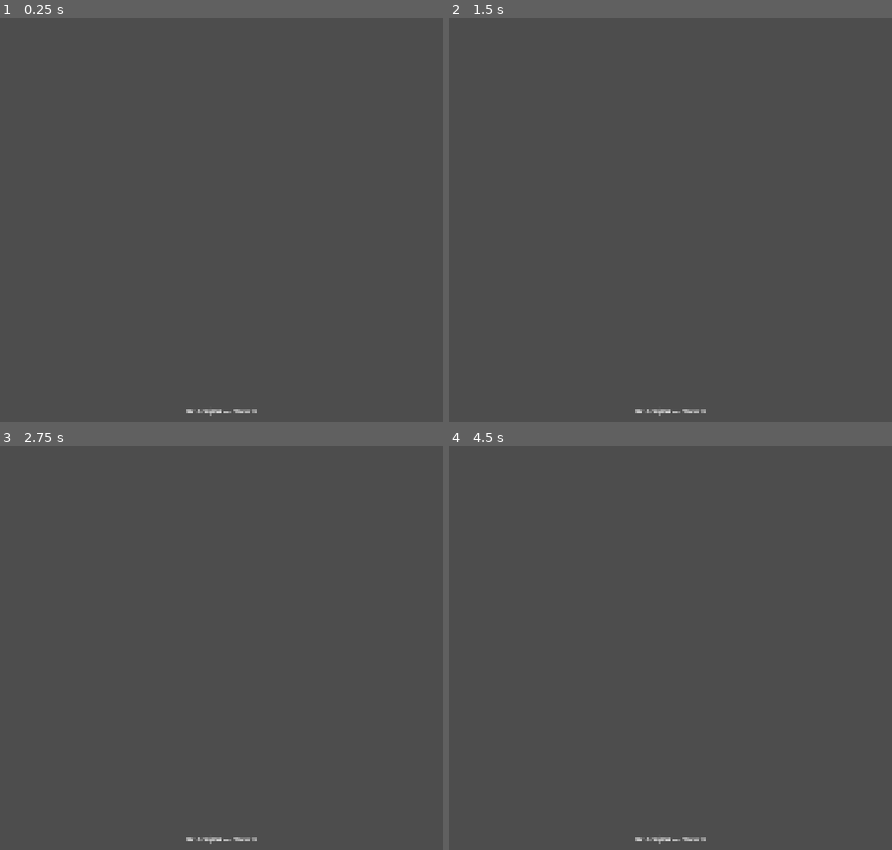
Above: before the commit, frames 1-4 (two rows, left to right).
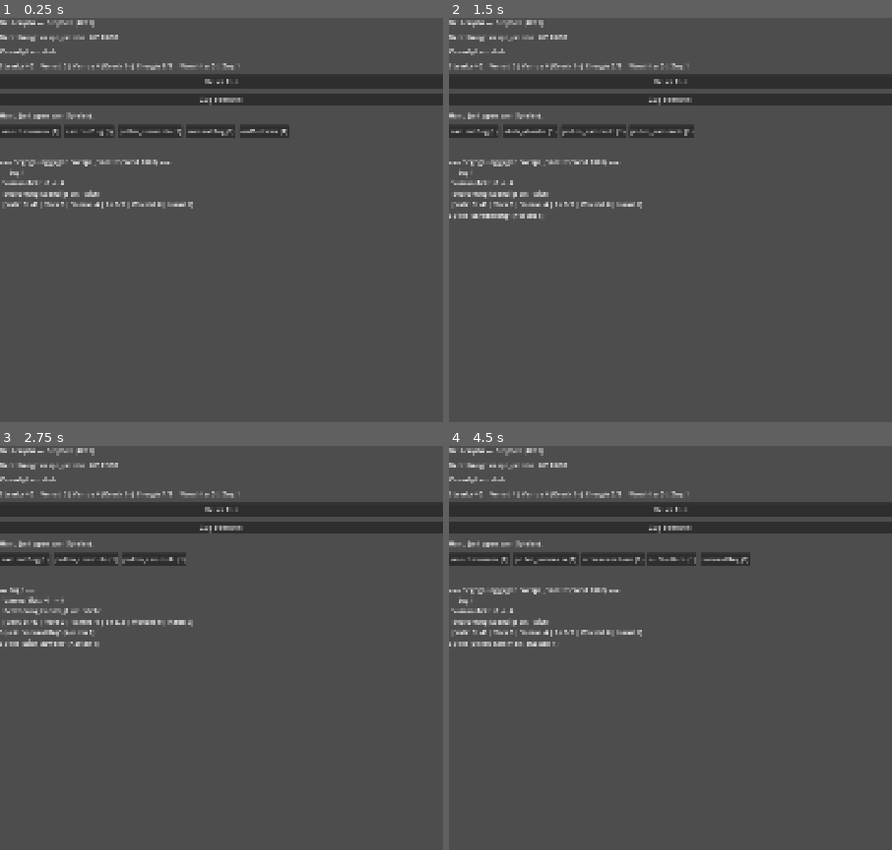
Above: after the commit, the same moments.

Repository: nicolasb-wq/Beutenjahr
Game: Godot game, scene res://ui/Greybox.tscn
The game is run twice, just before and just after one commit, with the same random seed, the same clock (stepped at 60 frames per second) and the same inputs. Before the commit the project starts from res://ui/Main.tscn.
Inputs (mouse positions are in pixels of both pictures, inside the frame that each line leads up to):
- Up to frame 1 (0.25 s): no input
- Up to frame 2 (1.5 s): click (670, 82) at 0.5 s, where only the run after the commit has a clickable "Neuer Run"; click (475, 131) at 1.25 s, where only the run after the commit has a clickable "sammelflug (1)"
- Up to frame 3 (2.75 s): click (79, 559) at 2 s, where only the run after the commit has a clickable "stich_abwehr (1)"
- Up to frame 4 (4.5 s): click (533, 559) at 2.75 s, where only the run after the commit has a clickable "pollen_sammeln (1)"; click (670, 510) at 3.5 s, where only the run after the commit has a clickable "Neuer Run"; click (480, 559) at 4.25 s, where only the run after the commit has a clickable "pollen_sammeln (1)"

The runs differ from the first frame. In frame 1, 10% of the frame differs, in the area x 0-100%, y 0-99%; in frame 2, 10%; in frame 3, 9.7%; in frame 4, 10%.

Commit message:
Phase 2: Spass-Gate vorbereitet (Greybox-UI + Content + Materialien)
- Greybox-Minimal-UI (ui/Greybox.tscn/.gd) ueber den headless Kern; main_scene
- Roher Greybox-Kartensatz (8 Karten mit Siegweg) + Akt-1-Bedrohung wespe_einzeln
- Headless UI-Smoke-Test (test_greybox_ui): off-tree instanziieren + spielen
- Gate-Materialien: docs/gate/{kill-kriterien,testerbogen,debug-build-anleitung}.md
- MENSCH-TODO/FORTSCHRITT/NEXT aktualisiert; Pruef-Grenze-Marker gesetzt
  ("ab hier durch kein menschliches Gate geprueft"); NEXT -> Phase 3

Co-Authored-By: Claude Opus 4.8 <noreply@anthropic.com>
Claude-Session: https://claude.ai/code/session_01CArX2zmjW1CFTngLoLTuGi

Diff:
--- /dev/null
+++ b/content/cards/auffuettern.json
@@ -0,0 +1,19 @@
+{
+  "id": "auffuettern",
+  "name_key": "card.auffuettern.name",
+  "text_key": "card.auffuettern.text",
+  "kompendium_key": "card.auffuettern.fact",
+  "type": "aktion",
+  "cost": 1,
+  "rarity": "common",
+  "archetype": "sammlerin",
+  "act": 1,
+  "effects": [
+    { "op": "heal", "value": 5, "target": "colony" }
+  ],
+  "upgrade": {
+    "effects": [
+      { "op": "heal", "value": 8, "target": "colony" }
+    ]
+  }
+}
--- /dev/null
+++ b/content/cards/drohnenbrut_schneiden.json
@@ -0,0 +1,21 @@
+{
+  "id": "drohnenbrut_schneiden",
+  "name_key": "card.drohnenbrut_schneiden.name",
+  "text_key": "card.drohnenbrut_schneiden.text",
+  "kompendium_key": "card.drohnenbrut_schneiden.fact",
+  "type": "aktion",
+  "cost": 1,
+  "rarity": "uncommon",
+  "archetype": "sammlerin",
+  "act": 1,
+  "effects": [
+    { "op": "reduce_varroa", "value": 3 },
+    { "op": "deal_damage", "value": 2, "target": "colony" }
+  ],
+  "upgrade": {
+    "effects": [
+      { "op": "reduce_varroa", "value": 4 },
+      { "op": "deal_damage", "value": 1, "target": "colony" }
+    ]
+  }
+}
--- /dev/null
+++ b/content/cards/pollen_sammeln.json
@@ -0,0 +1,21 @@
+{
+  "id": "pollen_sammeln",
+  "name_key": "card.pollen_sammeln.name",
+  "text_key": "card.pollen_sammeln.text",
+  "kompendium_key": "card.pollen_sammeln.fact",
+  "type": "aktion",
+  "cost": 1,
+  "rarity": "common",
+  "archetype": "sammlerin",
+  "act": 1,
+  "effects": [
+    { "op": "gain_stores", "value": 4 },
+    { "op": "draw", "value": 1 }
+  ],
+  "upgrade": {
+    "effects": [
+      { "op": "gain_stores", "value": 6 },
+      { "op": "draw", "value": 1 }
+    ]
+  }
+}
--- /dev/null
+++ b/content/cards/raeuchern.json
@@ -0,0 +1,19 @@
+{
+  "id": "raeuchern",
+  "name_key": "card.raeuchern.name",
+  "text_key": "card.raeuchern.text",
+  "kompendium_key": "card.raeuchern.fact",
+  "type": "aktion",
+  "cost": 1,
+  "rarity": "common",
+  "archetype": "neutral",
+  "act": 1,
+  "effects": [
+    { "op": "reduce_varroa", "value": 4 }
+  ],
+  "upgrade": {
+    "effects": [
+      { "op": "reduce_varroa", "value": 6 }
+    ]
+  }
+}
--- /dev/null
+++ b/content/cards/schwaenzeltanz.json
@@ -0,0 +1,21 @@
+{
+  "id": "schwaenzeltanz",
+  "name_key": "card.schwaenzeltanz.name",
+  "text_key": "card.schwaenzeltanz.text",
+  "kompendium_key": "card.schwaenzeltanz.fact",
+  "type": "aktion",
+  "cost": 1,
+  "rarity": "uncommon",
+  "archetype": "sammlerin",
+  "act": 1,
+  "effects": [
+    { "op": "draw", "value": 2 },
+    { "op": "apply_status", "value": 1, "target": "colony", "status": "sammeltrieb" }
+  ],
+  "upgrade": {
+    "effects": [
+      { "op": "draw", "value": 2 },
+      { "op": "apply_status", "value": 2, "target": "colony", "status": "sammeltrieb" }
+    ]
+  }
+}
--- /dev/null
+++ b/content/cards/stich_abwehr.json
@@ -0,0 +1,19 @@
+{
+  "id": "stich_abwehr",
+  "name_key": "card.stich_abwehr.name",
+  "text_key": "card.stich_abwehr.text",
+  "kompendium_key": "card.stich_abwehr.fact",
+  "type": "aktion",
+  "cost": 1,
+  "rarity": "common",
+  "archetype": "neutral",
+  "act": 1,
+  "effects": [
+    { "op": "deal_damage", "value": 6, "target": "threat" }
+  ],
+  "upgrade": {
+    "effects": [
+      { "op": "deal_damage", "value": 9, "target": "threat" }
+    ]
+  }
+}
--- /dev/null
+++ b/content/cards/waechterinnen.json
@@ -0,0 +1,19 @@
+{
+  "id": "waechterinnen",
+  "name_key": "card.waechterinnen.name",
+  "text_key": "card.waechterinnen.text",
+  "kompendium_key": "card.waechterinnen.fact",
+  "type": "aktion",
+  "cost": 1,
+  "rarity": "common",
+  "archetype": "wehrhafte",
+  "act": 1,
+  "effects": [
+    { "op": "gain_guards", "value": 6, "target": "colony" }
+  ],
+  "upgrade": {
+    "effects": [
+      { "op": "gain_guards", "value": 9, "target": "colony" }
+    ]
+  }
+}
--- /dev/null
+++ b/content/cards/wehrbienen.json
@@ -0,0 +1,21 @@
+{
+  "id": "wehrbienen",
+  "name_key": "card.wehrbienen.name",
+  "text_key": "card.wehrbienen.text",
+  "kompendium_key": "card.wehrbienen.fact",
+  "type": "aktion",
+  "cost": 2,
+  "rarity": "uncommon",
+  "archetype": "wehrhafte",
+  "act": 1,
+  "effects": [
+    { "op": "deal_damage", "value": 8, "target": "threat" },
+    { "op": "gain_guards", "value": 3, "target": "colony" }
+  ],
+  "upgrade": {
+    "effects": [
+      { "op": "deal_damage", "value": 12, "target": "threat" },
+      { "op": "gain_guards", "value": 4, "target": "colony" }
+    ]
+  }
+}
--- /dev/null
+++ b/content/threats/wespe_einzeln.json
@@ -0,0 +1,15 @@
+{
+  "id": "wespe_einzeln",
+  "name_key": "threat.wespe_einzeln.name",
+  "text_key": "threat.wespe_einzeln.text",
+  "hp": 18,
+  "act": 1,
+  "is_boss": false,
+  "escalation": { "type": "none", "value": 0 },
+  "intents": [
+    { "id": "stich", "weight": 3, "min_turn": 1,
+      "effects": [ { "op": "deal_damage", "value": 5, "target": "colony" } ] },
+    { "id": "umkreisen", "weight": 1, "min_turn": 1,
+      "effects": [ { "op": "add_varroa", "value": 1, "target": "colony" } ] }
+  ]
+}
--- a/project.godot
+++ b/project.godot
@@ -8,7 +8,7 @@
 
 config/name="Beutenjahr"
 config/description="Imkerei-Deckbuilder-Roguelite: ein Trachtjahr in drei Akten."
-run/main_scene="res://ui/Main.tscn"
+run/main_scene="res://ui/Greybox.tscn"
 config/features=PackedStringArray("4.5", "GDScript", "Mobile")
 config/icon="res://icon.svg"
 
--- a/tests/run_tests.gd
+++ b/tests/run_tests.gd
@@ -13,6 +13,7 @@
 	preload("res://tests/test_turn_engine.gd"),
 	preload("res://tests/test_threat_ai.gd"),
 	preload("res://tests/test_autoplayer.gd"),
+	preload("res://tests/test_greybox_ui.gd"),
 	preload("res://tests/test_determinism.gd"),
 ]
 
--- /dev/null
+++ b/tests/test_greybox_ui.gd
@@ -0,0 +1,25 @@
+extends TestCase
+## Headless-Smoke-Test der Greybox-UI: instanziiert die Szene off-tree, baut die
+## UI, spielt eine Karte, beendet einen Zug, startet einen neuen Run. Faengt
+## Laufzeit-/API-Fehler (falsche Node-/Enum-Namen) VOR dem Tester-Build ab.
+## Prueft keine Darstellung — die bleibt Mensch-Schritt (Debug-Build).
+
+
+func test_greybox_smoke() -> void:
+	var gb: Control = load("res://ui/Greybox.gd").new()
+	gb._ready()  # baut UI-Knoten off-tree + erste Begegnung
+	assert_true(gb._engine != null, "Engine initialisiert")
+	assert_true(gb._engine.enc.hand.size() > 0, "Hand gefuellt")
+
+	var played := false
+	for i in gb._engine.enc.hand.size():
+		if gb._engine.can_play(i):
+			gb._on_play(i)
+			played = true
+			break
+	assert_true(played, "mindestens eine Karte spielbar")
+
+	gb._on_end_turn()
+	gb._new_encounter()
+	assert_false(gb._engine.is_over(), "frischer Run laeuft")
+	gb.free()
--- /dev/null
+++ b/ui/Greybox.gd
@@ -0,0 +1,160 @@
+extends Control
+## Greybox-Minimal-UI fuer das SPASS-GATE (Blueprint AP 2.2): "null Schoenheit,
+## volle Funktion". Die UI ist reiner Konsument des headless Kerns (core/) —
+## keine Spielregeln hier, nur Anzeige + Eingabe.
+##
+## Bewusst programmatisch aufgebaut (keine handgepflegte .tscn-Knotenwand).
+## Die finale, gestaltete UI entsteht in Phase 5.
+
+const START_DECK: Array = [
+	"pollen_sammeln",
+	"pollen_sammeln",
+	"sammelflug",
+	"sammelflug",
+	"stich_abwehr",
+	"stich_abwehr",
+	"waechterinnen",
+	"raeuchern",
+	"schwaenzeltanz",
+	"auffuettern",
+]
+const START_THREAT: String = "wespe_einzeln"
+
+var _content: ContentDB
+var _run: RunState
+var _engine: TurnEngine
+var _run_counter: int = 0
+
+var _threat_label: Label
+var _intent_label: Label
+var _state_label: Label
+var _result_label: Label
+var _log_label: Label
+var _hand_box: HBoxContainer
+var _end_button: Button
+
+
+func _ready() -> void:
+	_content = ContentDB.new()
+	_content.load_all()
+	_build_ui()
+	_new_encounter()
+
+
+func _build_ui() -> void:
+	var vbox := VBoxContainer.new()
+	vbox.set_anchors_and_offsets_preset(Control.PRESET_FULL_RECT)
+	vbox.add_theme_constant_override("separation", 12)
+	add_child(vbox)
+
+	var title := Label.new()
+	title.text = "Beutenjahr — Greybox (Akt 1)"
+	vbox.add_child(title)
+
+	_threat_label = _mk_label(vbox)
+	_intent_label = _mk_label(vbox)
+	_state_label = _mk_label(vbox)
+
+	var restart := Button.new()
+	restart.text = "Neuer Run"
+	restart.pressed.connect(_new_encounter)
+	vbox.add_child(restart)
+
+	_end_button = Button.new()
+	_end_button.text = "Zug beenden"
+	_end_button.pressed.connect(_on_end_turn)
+	vbox.add_child(_end_button)
+
+	var hand_title := Label.new()
+	hand_title.text = "Hand (antippen zum Spielen):"
+	vbox.add_child(hand_title)
+
+	_hand_box = HBoxContainer.new()
+	_hand_box.add_theme_constant_override("separation", 8)
+	vbox.add_child(_hand_box)
+
+	_result_label = _mk_label(vbox)
+	_log_label = _mk_label(vbox)
+	_log_label.autowrap_mode = TextServer.AUTOWRAP_WORD_SMART
+
+
+func _mk_label(parent: Node) -> Label:
+	var lbl := Label.new()
+	parent.add_child(lbl)
+	return lbl
+
+
+func _new_encounter() -> void:
+	_run_counter += 1
+	_run = RunState.new(1000 + _run_counter, _content)
+	var deck: Array = []
+	for id: String in START_DECK:
+		deck.append(CardLib.make(id))
+	_engine = _run.new_engine(_run.build_encounter(deck, START_THREAT), [])
+	_engine.start_encounter()
+	_refresh()
+
+
+func _on_play(index: int) -> void:
+	if _engine.is_over():
+		return
+	_engine.play_card(index)
+	_refresh()
+
+
+func _on_end_turn() -> void:
+	if _engine.is_over():
+		return
+	_engine.end_turn()
+	_refresh()
+
+
+func _refresh() -> void:
+	var enc := _engine.enc
+	var threat := enc.threat
+	_threat_label.text = "Bedrohung: %s   HP %d/%d" % [threat.id, threat.hp, threat.max_hp]
+	_intent_label.text = "Kuendigt an: %s" % String(threat.current_intent.get("id", "-"))
+	var pressure := Balance.varroa_pressure(enc.varroa)
+	_state_label.text = (
+		"Staerke %d | Vorrat %d | Varroa %d (Druck %d) | Energie %d/%d | Waechter %d | Zug %d"
+		% [
+			enc.strength,
+			enc.stores,
+			enc.varroa,
+			pressure,
+			enc.energy,
+			enc.max_energy,
+			enc.guards,
+			enc.turn_number,
+		]
+	)
+	_rebuild_hand()
+	_end_button.disabled = _engine.is_over()
+	if _engine.is_over():
+		_result_label.text = "Ergebnis: %s    Belohnung: %s" % [enc.result, str(enc.reward_choices)]
+	else:
+		_result_label.text = ""
+	_log_label.text = _tail_log()
+
+
+func _rebuild_hand() -> void:
+	for child in _hand_box.get_children():
+		child.queue_free()
+	for i in _engine.enc.hand.size():
+		var card: Dictionary = _engine.enc.hand[i]
+		var def: Dictionary = _content.cards.get(String(card.get("id", "")), {})
+		var btn := Button.new()
+		var cost := CardLib.cost(def, bool(card.get("upgraded", false)))
+		btn.text = "%s (%d)" % [String(card.get("id", "?")), cost]
+		btn.disabled = _engine.is_over() or not _engine.can_play(i)
+		btn.pressed.connect(_on_play.bind(i))
+		_hand_box.add_child(btn)
+
+
+func _tail_log() -> String:
+	var lines := _engine.game_log.lines
+	var start := max(0, lines.size() - 6)
+	var out: Array = []
+	for i in range(start, lines.size()):
+		out.append(lines[i])
+	return "\n".join(out)
--- /dev/null
+++ b/ui/Greybox.tscn
@@ -0,0 +1,10 @@
+[gd_scene load_steps=2 format=3 uid="uid://bjgreybox00001"]
+
+[ext_resource type="Script" path="res://ui/Greybox.gd" id="1_gb"]
+
+[node name="Greybox" type="Control"]
+layout_mode = 3
+anchors_preset = 15
+anchor_right = 1.0
+anchor_bottom = 1.0
+script = ExtResource("1_gb")
Not shown, changed: FORTSCHRITT.md
Not shown, changed: MENSCH-TODO.md
Not shown, changed: NEXT.md
Not shown, added: docs/gate/debug-build-anleitung.md
Not shown, added: docs/gate/kill-kriterien.md
Not shown, added: docs/gate/testerbogen.md
